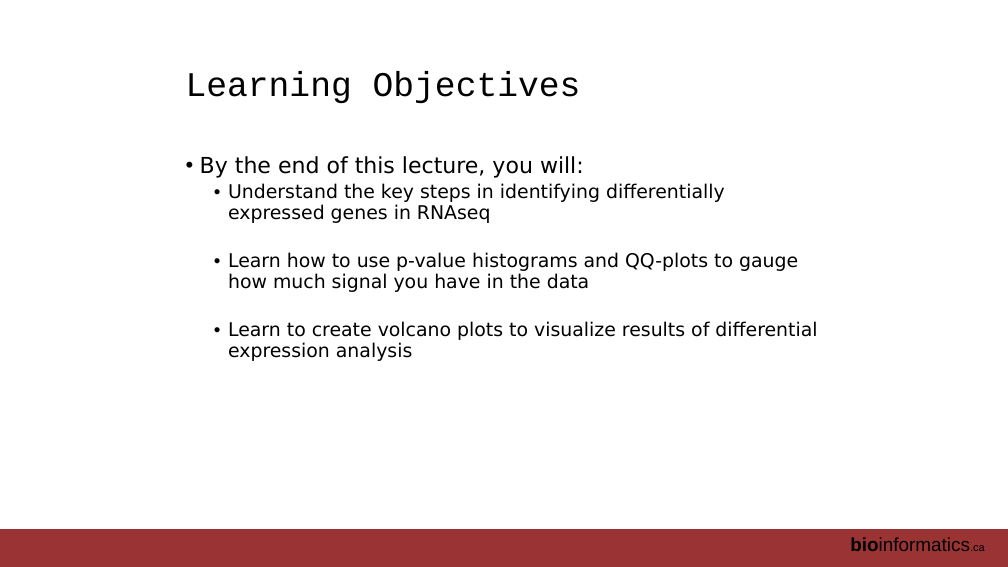
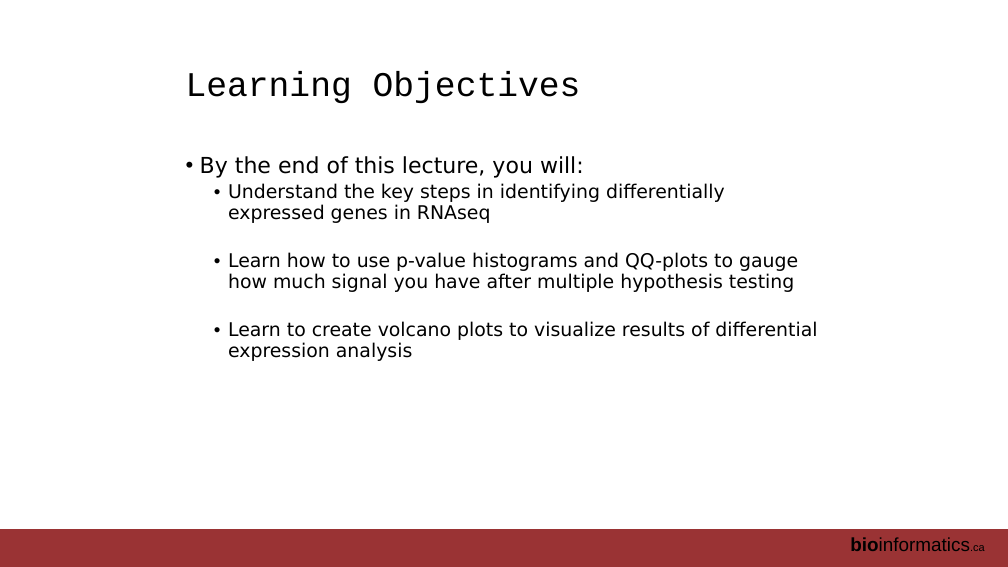
Before and after one commit to RealPaiLab/CBW_AUR2023, a slide deck: slide 4 of book/lectures/AUR_2023_Module4_RNAseq.pptx. Drawn at 1008x567 pixels with LibreOffice and Linux fonts; fonts in the diff are those of the drawing. Boxes give left, top, right and bottom in pixels: in the first picture for what was removed or moved away, otherwise in the second. Text is boxed around its words. In the diff, an @@ line names an element or a change of style, - is before the commit and + after.

```diff
--- a/book/lectures/AUR_2023_Module4_RNAseq.pptx
+++ b/book/lectures/AUR_2023_Module4_RNAseq.pptx
@@ text at [228,252,798,292]: text changed @@
-  • Learn how to use p-value histograms and QQ-plots to gauge how much signal you have in the data
+  • Learn how to use p-value histograms and QQ-plots to gauge how much signal you have after multiple hypothesis testing
```
Also in this commit, not shown: 2 other slides changed, 21 other files.
